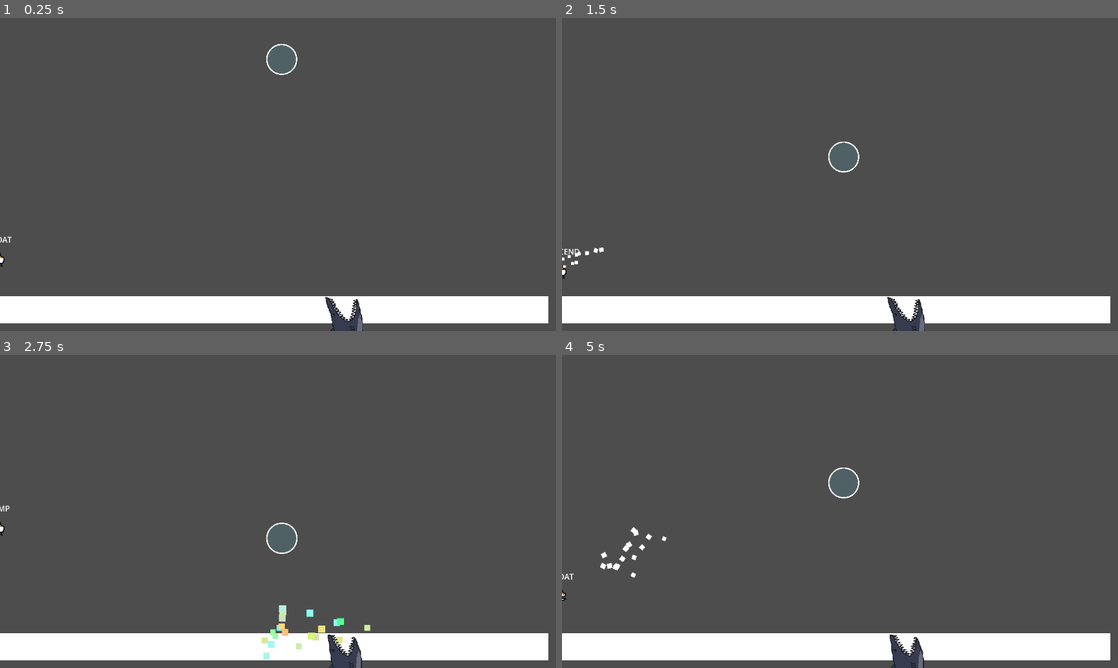
Above: before the commit, frames 1-4 (two rows, left to right).
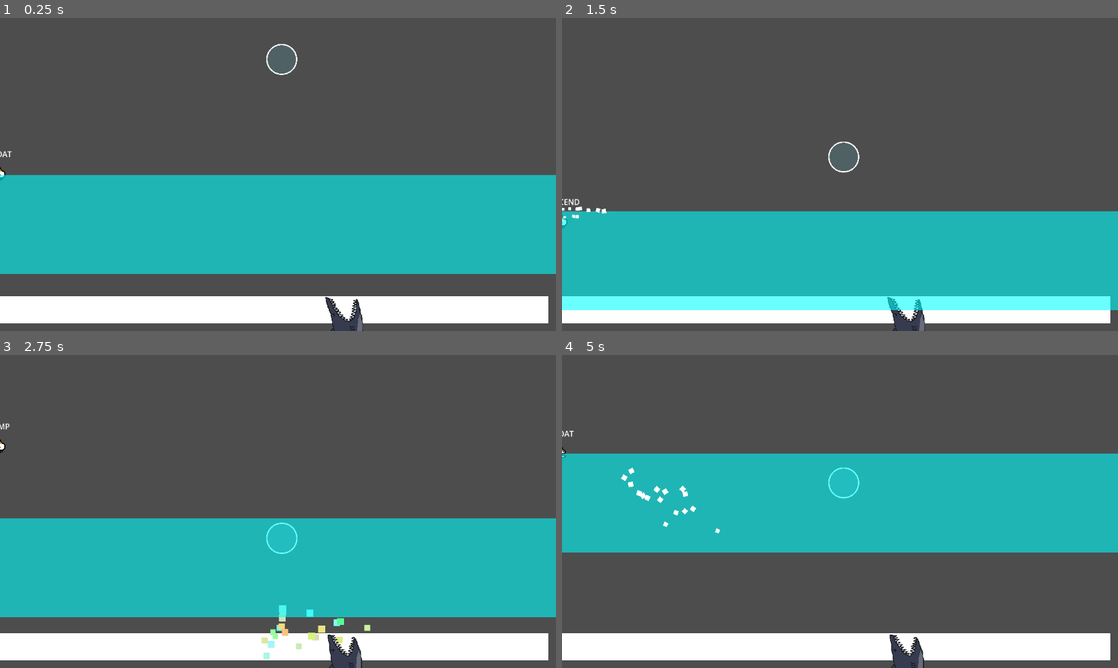
Above: after the commit, the same moments.

Repository: ron0studios/Global-Game-Jam-2025
Game: Godot game, scene res://objects/sandbox.tscn
The game is run twice, just before and just after one commit, with the same random seed, the same clock (stepped at 60 frames per second) and the same inputs. The engine's default icon, where the game draws it, is replaced by a stand-in: a white triangle on a blue panel in a dark square.
Inputs (mouse positions are in pixels of both pictures, inside the frame that each line leads up to):
- Up to frame 1 (0.25 s): no input
- Up to frame 2 (1.5 s): move the mouse to (962, 158) at 0.52 s; hold D (right) 0.53-1.28 s; hold Space (blow) 0.53-1.28 s; move the mouse to (728, 190) at 1.27 s; hold Down (ui_down) from 1.28 s (still down); tap Space (blow) at 1.35 s
- Up to frame 3 (2.75 s): move the mouse to (333, 442) at 2.02 s; release Down (ui_down) at 2.03 s; hold D (right) from 2.03 s (still down); hold Space (blow) from 2.03 s (still down)
- Up to frame 4 (5 s): move the mouse to (812, 574) at 2.77 s; release D (right) at 2.78 s; release Space (blow) at 2.78 s; hold Up (ui_up) 2.78-3.53 s; tap Space (blow) at 2.85, 4.35 s; move the mouse to (1006, 558) at 3.52 s; hold Space (blow) 3.53-4.28 s; hold A (left) from 3.53 s (still down); move the mouse to (673, 464) at 4.27 s

The runs differ from the first frame. In frame 1, 32% of the frame differs, in the area x 0-100%, y 42-82%; in frame 2, 32%; in frame 3, 32%; in frame 4, 32%, in the area x 0-100%, y 24-80%.

Commit message:
can descend when underwater + sinusodal water level

Diff:
--- a/objects/global.gd
+++ b/objects/global.gd
@@ -1,3 +1,7 @@
 extends Node#NOTE: Add any global stuff here! This persists across scenes.
 #Refer to the attributes with Global.attribute_name
-@export var water_level = 500
+@export var water_level = 300
+var timer = 0
+func _process(delta: float) -> void:
+	timer += delta
+	water_level = 300 + sin(timer)*100
--- a/objects/player.gd
+++ b/objects/player.gd
@@ -29,8 +29,7 @@
 		states.FLOAT:
 			position.y = Global.water_level
 			velocity.y = 0
-			if Input.is_action_just_pressed("ui_down"):
-				state = states.DESCEND
+			check_descend()
 		states.DESCEND:
 			velocity.y = (Global.water_level+DEPTH-position.y)
 			if Input.is_action_just_released("ui_down"):
@@ -54,6 +53,7 @@
 				state = states.FLOAT
 				position.y = Global.water_level
 				velocity.y = 0
+			check_descend()
 	var direction := Input.get_axis("ui_left", "ui_right")
 	if direction:
 		velocity.x = clamp(velocity.x + direction * ACCEL * delta, -MAX_SPD, MAX_SPD)
@@ -69,6 +69,10 @@
 	move_and_slide()
 	$Label.text = states.keys()[state]
 
+func check_descend():
+	#call this to give the player the option to descend
+	if Input.is_action_just_pressed("ui_down"):
+		state = states.DESCEND
 func handle_animations():
 	if (Input.is_action_just_pressed("left") and !$AnimatedSprite2D.flip_h) or (Input.is_action_just_pressed("right") and $AnimatedSprite2D.flip_h):
 		$AnimatedSprite2D.play("turn")
@@ -106,6 +110,6 @@
 
 func _on_blow_area_body_entered(body: RigidBody2D) -> void:
 	if body.name == "bubble":
-
+		print("this worked")
 		body.apply_impulse(global_position.direction_to($BlowArea/CollisionShape2D.global_position).normalized()*1000*force)
 	pass # Replace with function body.
--- a/objects/player.tscn
+++ b/objects/player.tscn
@@ -163,7 +163,7 @@
 }],
 "loop": false,
 "name": &"turn",
-"speed": 15.0
+"speed": 30.0
 }]
 
 [sub_resource type="RectangleShape2D" id="RectangleShape2D_beq50"]
@@ -179,7 +179,8 @@
 [node name="AnimatedSprite2D" type="AnimatedSprite2D" parent="."]
 sprite_frames = SubResource("SpriteFrames_y1w2h")
 animation = &"spin"
-frame_progress = 0.681613
+frame = 2
+frame_progress = 0.155462
 
 [node name="Label" type="Label" parent="."]
 anchors_preset = 7
--- a/objects/sandbox.tscn
+++ b/objects/sandbox.tscn
@@ -1,8 +1,9 @@
-[gd_scene load_steps=5 format=3 uid="uid://vs78q3v3ddl5"]
+[gd_scene load_steps=6 format=3 uid="uid://vs78q3v3ddl5"]
 
 [ext_resource type="PackedScene" uid="uid://53cd60akj2u0" path="res://objects/bubble.tscn" id="1_0m1l4"]
 [ext_resource type="PackedScene" uid="uid://5hhqv1ty5cr2" path="res://objects/player.tscn" id="2_164q8"]
 [ext_resource type="PackedScene" uid="uid://b4okuuwiv4502" path="res://spike.tscn" id="3_th80c"]
+[ext_resource type="Script" path="res://objects/tempwater.gd" id="4_qjm8g"]
 
 [sub_resource type="RectangleShape2D" id="RectangleShape2D_f2nrx"]
 size = Vector2(1173, 57)
@@ -31,3 +32,9 @@
 
 [node name="Spike" parent="." instance=ExtResource("3_th80c")]
 position = Vector2(711, 606)
+
+[node name="tempwater" type="ColorRect" parent="."]
+offset_right = 1202.0
+offset_bottom = 205.0
+color = Color(0, 1, 1, 0.584314)
+script = ExtResource("4_qjm8g")
--- /dev/null
+++ b/objects/tempwater.gd
@@ -0,0 +1,6 @@
+extends ColorRect
+
+#Delete this script if you like
+
+func _process(delta: float) -> void:
+	position.y = Global.water_level
--- a/spike.tscn
+++ b/spike.tscn
@@ -36,7 +36,7 @@
 rotation = -1.5708
 scale = Vector2(0.3, 0.3)
 sprite_frames = SubResource("SpriteFrames_w6xk4")
-frame_progress = 0.579151
+frame_progress = 0.702812
 
 [node name="CollisionShape2D" type="CollisionShape2D" parent="."]
 shape = SubResource("RectangleShape2D_d7unp")
